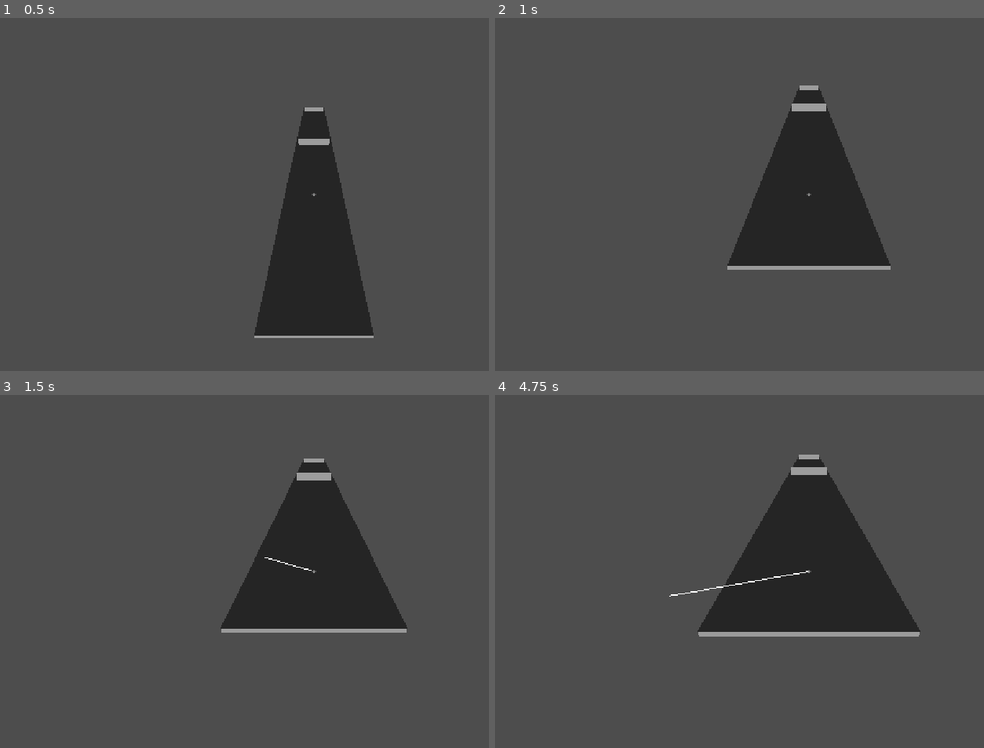
Above: before the commit, frames 1-4 (two rows, left to right).
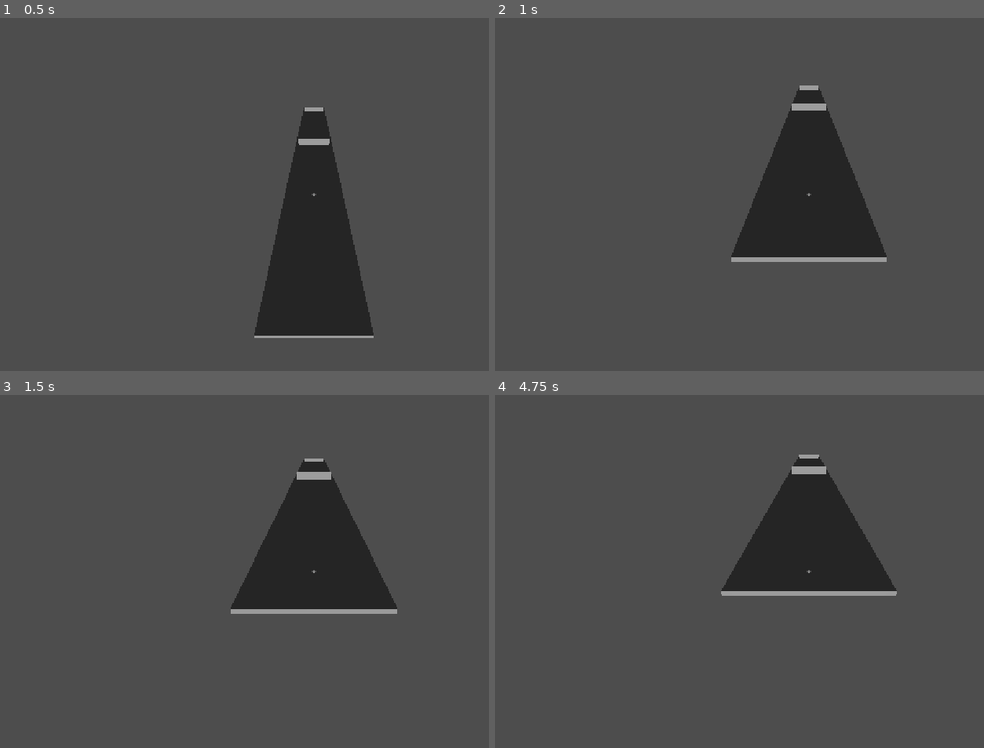
Above: after the commit, the same moments.

Repository: devsoc-unsw/trainee-bleach-26t2
Game: Godot game, scene res://scenes/main.tscn
The game is run twice, just before and just after one commit, with the same random seed, the same clock (stepped at 60 frames per second) and the same inputs. Before the commit the project starts from res://scenes/test_level.tscn.
Inputs (mouse positions are in pixels of both pictures, inside the frame that each line leads up to):
- Up to frame 1 (0.5 s): no input
- Up to frame 2 (1 s): tap Enter at 0.5 s; move the mouse to (944, 176) at 0.52 s; click (944, 176) at 0.67 s
- Up to frame 3 (1.5 s): drag from (190, 589) to (283, 642) at 1.27 s
- Up to frame 4 (4.75 s): move the mouse to (871, 493) at 2.02 s; click (871, 493) at 2.17 s; tap Space at 2.75 s; drag from (778, 642) to (622, 518) at 2.77 s; move the mouse to (outside the picture) at 3.52 s; click (outside the picture) at 3.67 s; tap Enter at 4.25 s; drag from (622, 518) to (715, 483) at 4.27 s

Frame 1 is identical in both runs. In frame 2, 1.2% of the frame differs, in the area x 47-81%, y 26-72%; in frame 3, 2.5%; in frame 4, 5.5%, in the area x 35-87%, y 17-69%.

Commit message:
renamed files for consistency with main.gd, added client side game state tracking

Diff:
--- a/client/project.godot
+++ b/client/project.godot
@@ -11,7 +11,7 @@
 [application]
 
 config/name="unsw_putt_party"
-run/main_scene="uid://fhs3ei8nl5oh"
+run/main_scene="uid://b4mosfk8f7n60"
 config/features=PackedStringArray("4.7", "Forward Plus")
 config/icon="res://icon.svg"
 
--- a/client/scenes/camera_rig.tscn
+++ b/client/scenes/camera.tscn
@@ -1,6 +1,6 @@
 [gd_scene format=3 uid="uid://bcd2w7jktuhxj"]
 
-[ext_resource type="Script" uid="uid://v5pmwl7ttkw5" path="res://scripts/camera_rig.gd" id="1_7xkah"]
+[ext_resource type="Script" uid="uid://v5pmwl7ttkw5" path="res://scripts/camera.gd" id="1_7xkah"]
 
 [node name="CameraRig" type="Node3D" unique_id=1100201651]
 script = ExtResource("1_7xkah")
--- a/client/scenes/main.tscn
+++ b/client/scenes/main.tscn
@@ -1,8 +1,9 @@
-[gd_scene load_steps=2 format=3 uid="uid://main_scene"]
+[gd_scene format=3 uid="uid://b4mosfk8f7n60"]
 
-[ext_resource type="Script" path="res://scripts/main.gd" id="1_main"]
+[ext_resource type="Script" uid="uid://blmugwudmgbo2" path="res://scripts/main.gd" id="1_main"]
+[ext_resource type="PackedScene" uid="uid://fhs3ei8nl5oh" path="res://scenes/test_level.tscn" id="2_0wfyh"]
 
-[node name="Main" type="Control"]
+[node name="Main" type="Control" unique_id=2043787103]
 layout_mode = 3
 anchors_preset = 15
 anchor_right = 1.0
@@ -11,7 +12,8 @@
 grow_vertical = 2
 script = ExtResource("1_main")
 
-[node name="StatusLabel" type="Label" parent="."]
+[node name="StatusLabel" type="Label" parent="." unique_id=1604858623]
+visible = false
 layout_mode = 1
 anchors_preset = 8
 anchor_left = 0.5
@@ -28,3 +30,5 @@
 horizontal_alignment = 1
 vertical_alignment = 1
 autowrap_mode = 2
+
+[node name="TestLevel" parent="." unique_id=1636690890 instance=ExtResource("2_0wfyh")]
--- a/client/scenes/test_level.tscn
+++ b/client/scenes/test_level.tscn
@@ -1,8 +1,8 @@
 [gd_scene format=3 uid="uid://fhs3ei8nl5oh"]
 
 [ext_resource type="PackedScene" uid="uid://bdsbp3ln6bo13" path="res://scenes/ball.tscn" id="1_1fpmp"]
-[ext_resource type="PackedScene" uid="uid://bcd2w7jktuhxj" path="res://scenes/camera_rig.tscn" id="2_df0lk"]
-[ext_resource type="Script" uid="uid://dufdd7dpr65w3" path="res://scripts/aim_controller.gd" id="3_df0lk"]
+[ext_resource type="PackedScene" uid="uid://bcd2w7jktuhxj" path="res://scenes/camera.tscn" id="2_df0lk"]
+[ext_resource type="Script" uid="uid://dufdd7dpr65w3" path="res://scripts/shot_input.gd" id="3_df0lk"]
 [ext_resource type="Script" uid="uid://dlluwip2c8qu2" path="res://scripts/cup.gd" id="4_i6x8u"]
 [ext_resource type="Script" uid="uid://d2qtmaorjsqpl" path="res://scripts/out_of_bounds.gd" id="5_8xg12"]
 
--- a/client/scripts/Ball.gd
+++ b/client/scripts/Ball.gd
@@ -12,6 +12,7 @@
 
 func _ready() -> void:
 	print("Ball is ready")
+
 
 func hit(direction: Vector3, power: float) -> void:
 	if is_moving:
--- a/client/scripts/main.gd
+++ b/client/scripts/main.gd
@@ -10,6 +10,10 @@
 
 func _on_status_changed(status: String) -> void:
 	status_label.text = "Status: " + status
+	if status == "Connected":
+		NetworkClient.send_join("some name")
+		NetworkClient.send_ready()
+		NetworkClient.send_start_match()
 
 
 func _on_message_received(data: Dictionary) -> void:
@@ -29,9 +33,9 @@
 #   scenes/scoreboard.tscn  - live scores, hole summary, final results
 #
 # TODO: scripts to create:
-#   scripts/ball.gd          - RigidBody3D, shot input, power-scaled inaccuracy
-#   scripts/camera.gd        - orbit camera with SpringArm3D, free-look
+#   scripts/ball.gd          - RigidBody3D, shot input, power-scaled inaccuracy (done)
+#   scripts/camera.gd        - orbit camera with SpringArm3D, free-look (done)
 #   scripts/ghost_ball.gd    - non-colliding visual for other players, interpolated
-#   scripts/shot_input.gd    - pull-back drag, power calc, arrow preview with jitter
+#   scripts/shot_input.gd    - pull-back drag, power calc, arrow preview with jitter (done)
 #   scripts/hole_manager.gd  - loads hole scenes, handles OOB/water/cup areas
 #   scripts/hud.gd           - stroke counter, timer, toasts
--- a/client/scripts/network_client.gd
+++ b/client/scripts/network_client.gd
@@ -2,17 +2,17 @@
 
 signal connection_status_changed(status: String)
 signal message_received(data: Dictionary)
-
-# IN_PROGRESS: add signals for game events:
-#   player_joined(player: Dictionary)
-#   player_left(player_id: String)
-#   lobby_updated(players: Array)
-#   match_started(holes: Array)
-#   hole_started(hole_index: int, par: int, spawn: Vector3)
-#   snapshot_received(balls: Array)
-#   stroke_updated(player_id: String, strokes: int)
-#   hole_ended(results: Array)
-#   match_ended(placings: Array)
+signal state_changed(new_state: GameState)
+signal player_joined(player: Dictionary)
+signal player_left(player_id: String)
+signal lobby_updated(players: Array)
+signal match_started(course_id: String, holes: Array)
+signal hole_started(hole_index: int, par: int, timer_ms: float, spawn: Vector3)
+signal snapshot_received(tick: int, balls: Array)
+signal stroke_updated(player_id: String, hole_index: int, strokes: int)
+signal hole_ended(hole_index: int, results: Array)
+signal match_ended(placings: Array)
+signal server_error(code: String, message: String)
 
 
 
@@ -20,9 +20,19 @@
 # Uses ws:// for localhost, wss:// for everything else.
 const SERVER_HOST: String = "localhost:8080"
 
+enum GameState {
+	LOBBY,
+	COUNTDOWN,
+	HOLE_ACTIVE,
+	HOLE_SUMMARY,
+	MATCH_END,
+}
+
 var _socket: WebSocketPeer = WebSocketPeer.new()
 var _connected: bool = false
 var _was_connected: bool = false
+var current_state: GameState = GameState.LOBBY
+
 
 func _get_server_url() -> String:
 	if SERVER_HOST.begins_with("localhost") or SERVER_HOST.begins_with("127.0.0.1"):
@@ -32,6 +42,8 @@
 
 
 func _ready() -> void:
+	connection_status_changed.connect(func(status): print("[NetworkClient] ", status))
+	message_received.connect(func(data): print("[NetworkClient] received: ", data))
 	var url := _get_server_url()
 	_emit_status("Connecting to " + url + "...")
 
@@ -43,23 +55,21 @@
 
 func _process(_delta: float) -> void:
 	_socket.poll()
-
 	var state := _socket.get_ready_state()
-
 	match state:
 		WebSocketPeer.STATE_OPEN:
 			if not _connected:
 				_connected = true
 				_was_connected = true
 				_emit_status("Connected")
-				_send_test_message()
+				# _send_test_message()
 
 			while _socket.get_available_packet_count() > 0:
 				var packet := _socket.get_packet()
 				var text := packet.get_string_from_utf8()
 				var parsed: Variant = JSON.parse_string(text)
 				if parsed is Dictionary:
-					message_received.emit(parsed as Dictionary)
+					_route_message(parsed as Dictionary)
 				else:
 					push_warning("NetworkClient: received non-dictionary message")
 
@@ -79,9 +89,48 @@
 			pass
 
 
-func _send_test_message() -> void:
-	var msg := JSON.stringify({ "t": "hello", "from": "godot" })
-	_socket.send_text(msg)
+#func _send_test_message() -> void:
+	#var msg := JSON.stringify({ "t": "hello", "from": "godot" })
+	#_socket.send_text(msg)
+
+func _route_message(data: Dictionary) -> void:
+	message_received.emit(data)
+	match data.get("t"):
+		"joined":
+			player_joined.emit(data)
+		"lobby_state":
+			lobby_updated.emit(data["players"])
+		"match_start":
+			_set_state(GameState.COUNTDOWN)
+			match_started.emit(data["courseId"], data["holes"])
+		"hole_start":
+			_set_state(GameState.HOLE_ACTIVE)
+			var spawn_arr: Array = data["spawn"]
+			var spawn := Vector3(spawn_arr[0], spawn_arr[1], spawn_arr[2])
+			hole_started.emit(data["holeIndex"], data["par"], data["timerMs"], spawn)
+		"snapshot":
+			snapshot_received.emit(data["tick"], data["balls"])
+		"stroke_update":
+			stroke_updated.emit(data["playerId"], data["holeIndex"], data["strokes"])
+		"hole_end":
+			_set_state(GameState.HOLE_SUMMARY)
+			hole_ended.emit(data["holeIndex"], data["results"])
+		"match_end":
+			_set_state(GameState.MATCH_END)
+			match_ended.emit(data["placings"])
+		"player_left":
+			player_left.emit(data["playerId"])
+		"error":
+			server_error.emit(data["code"], data["message"])
+		_:
+			pass
+
+
+func _set_state(new_state: GameState) -> void:
+	if new_state == current_state:
+		return
+	current_state = new_state
+	state_changed.emit(new_state)
 
 
 func _send(msg: Dictionary) -> void:
@@ -89,7 +138,7 @@
 		return
 	_socket.send_text(JSON.stringify(msg))
 
-# IN_PROGRESS: add send methods:
+
 #   send_join(name: String, code: String) -> join or create room
 func send_join(player_name: String, code: String = "") -> void:
 	var msg:= { "t": "join", "name": player_name }
--- a/client/scripts/aim_controller.gd
+++ b/client/scripts/shot_input.gd
@@ -28,16 +28,20 @@
 
 
 func _input(event: InputEvent) -> void:
+	var is_active := NetworkClient.current_state == NetworkClient.GameState.HOLE_ACTIVE
+
 	if event is InputEventMouseButton:
 		if event.button_index == MOUSE_BUTTON_LEFT:
 			if event.pressed:
-				aiming = true
-				drag_start_screen = event.position
+				if is_active:
+					aiming = true
+					drag_start_screen = event.position
 			else: # release
 				if aiming:
 					aiming = false
 					immediate_mesh.clear_surfaces() # successful shot removes arrow
-					_release_shot(event.position)
+					if is_active:
+						_release_shot(event.position)
 
 		elif event.button_index == MOUSE_BUTTON_RIGHT:
 			if aiming:
Renamed: client/scripts/camera_rig.gd -> client/scripts/camera.gd
Renamed: client/scripts/camera_rig.gd.uid -> client/scripts/camera.gd.uid
Renamed: client/scripts/aim_controller.gd.uid -> client/scripts/shot_input.gd.uid
Not shown, changed: server/src/schema.ts
